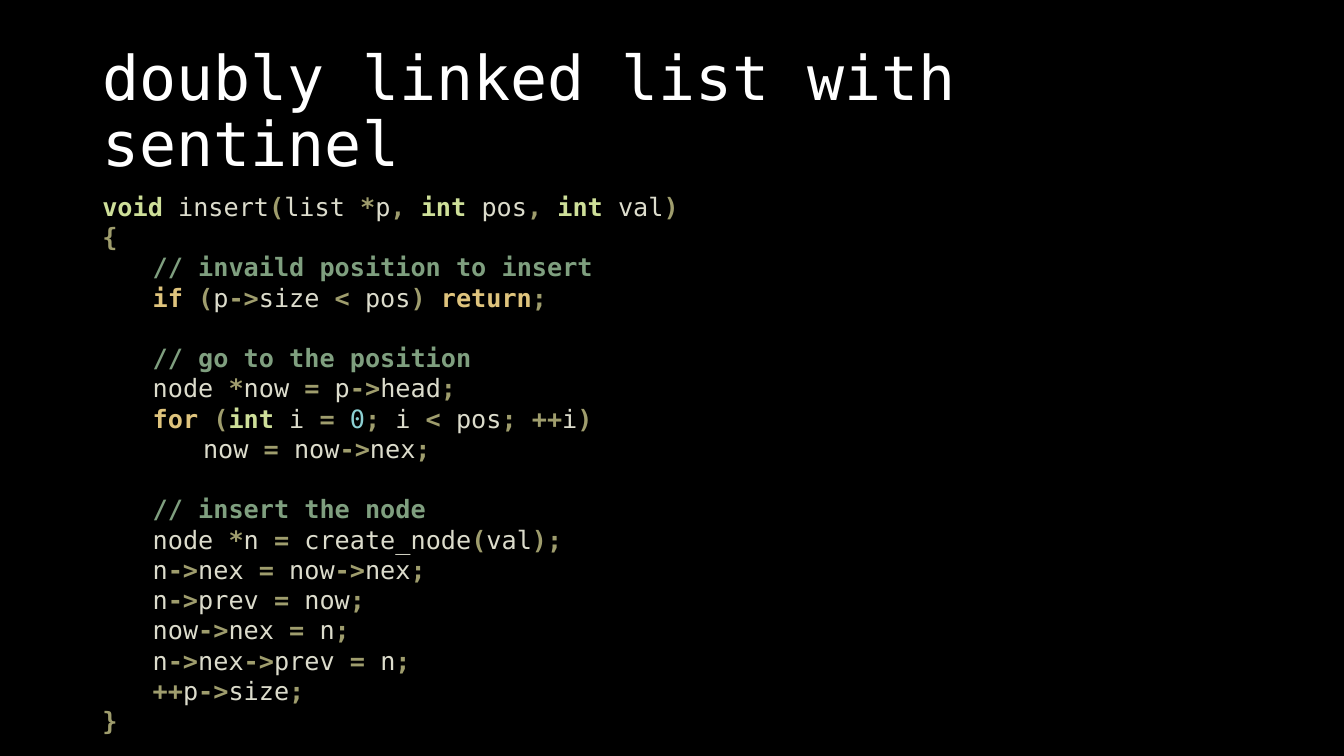
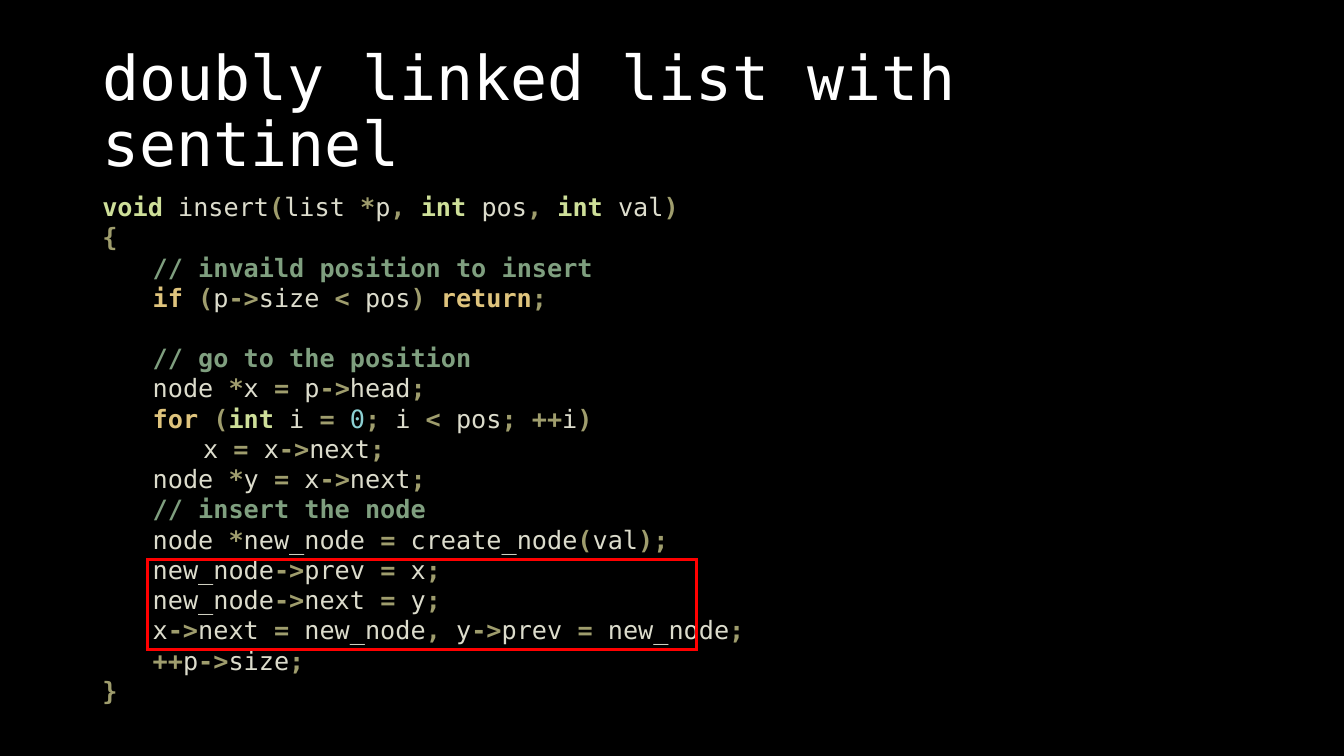
Before and after one commit to OEmiliatanO/those_c_prog_didnt_teach, a slide deck: slide 45 of Ch3/Ch3-data structure.pptx (slide 24 before the commit). Drawn at 1344x756 pixels with LibreOffice and Linux fonts; fonts in the diff are those of the drawing. Boxes give left, top, right and bottom in pixels: in the first picture for what was removed or moved away, otherwise in the second. Text is boxed around its words. In the diff, an @@ line names an element or a change of style, - is before the commit and + after.

```diff
--- a/Ch3/Ch3-data structure.pptx
+++ b/Ch3/Ch3-data structure.pptx
@@ text at (x1=153, y1=378, x2=425, y2=403): text changed @@
-node *now = p->head;
+node *x = p->head;
@@ text at (x1=153, y1=440, x2=425, y2=494): text changed @@
-now = now->nex;
+x = x->next;
+node *y = x->next;
@@ text at (x1=153, y1=529, x2=745, y2=645): text changed @@
-node *n = create_node(val);
-n->nex = now->nex;
-n->prev = now;
-now->nex = n;
-n->nex->prev = n;
+node *new_node = create_node(val);
+new_node->prev = x;
+new_node->next = y;
+x->next = new_node, y->prev = new_node;
@@ rectangle added at (x1=147, y1=560, x2=697, y2=649), outline #FF0000 2.25 pt @@
```
Also in this commit, not shown: 34 other slides changed, 87 slides added, 2 slides removed, 3 other files.
